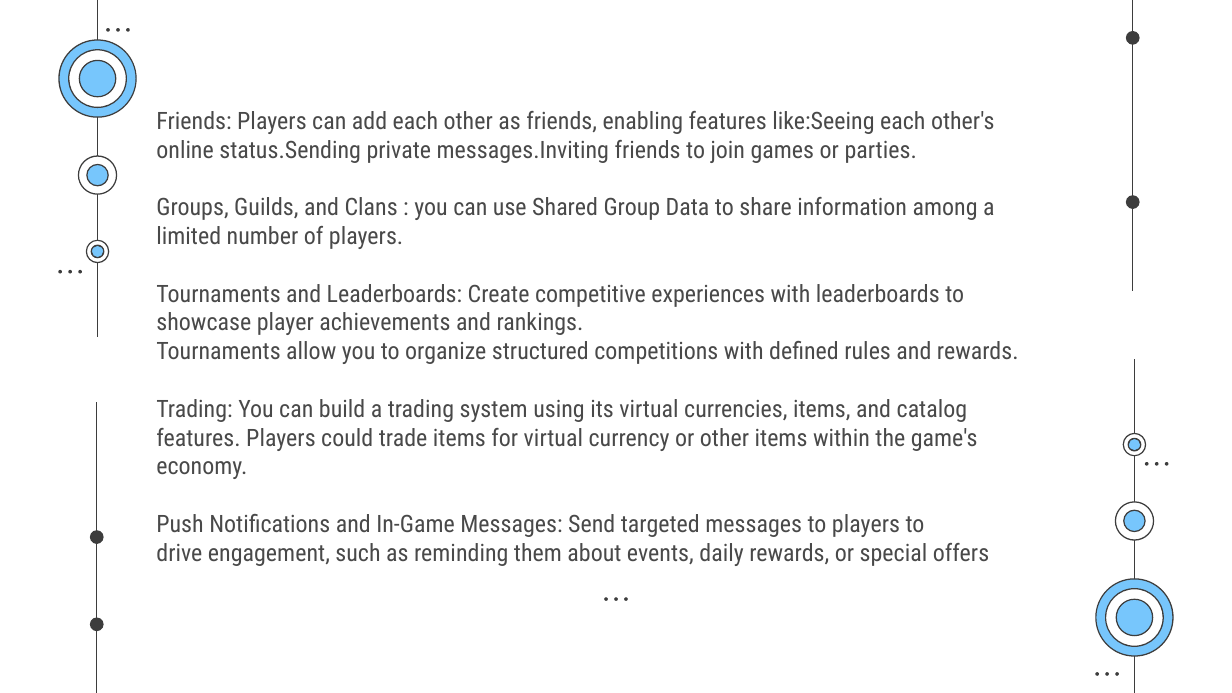
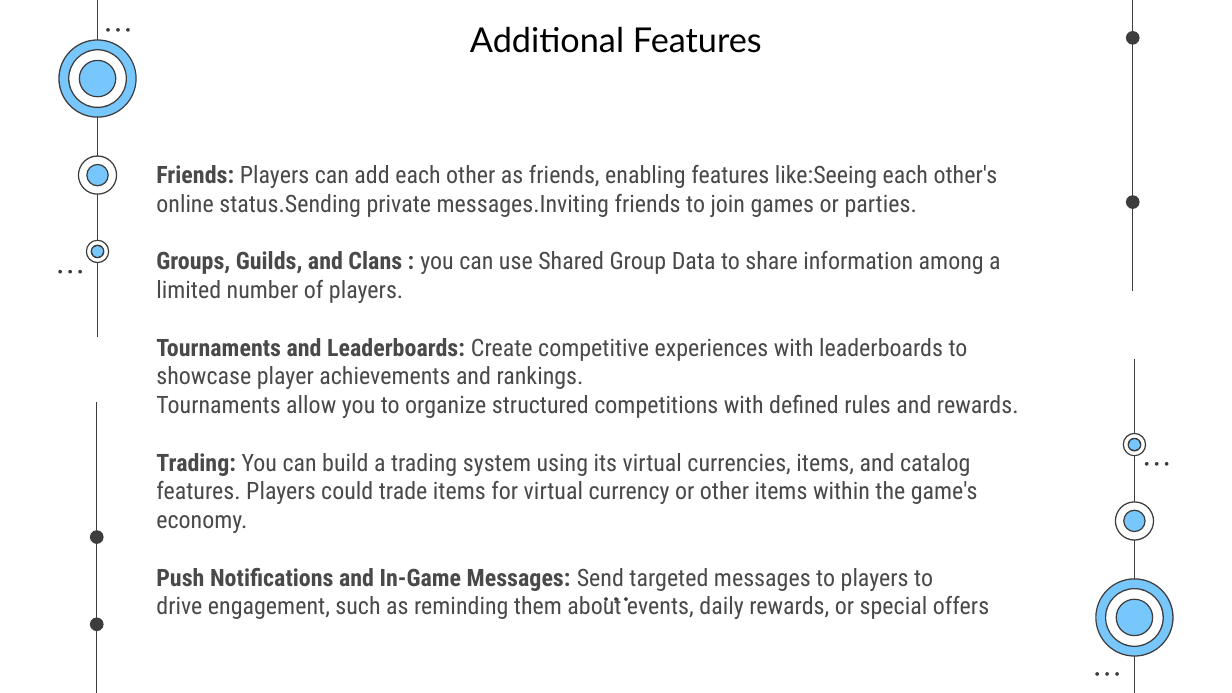
Before and after one commit to SaurabhYadav388/misc_works, a slide deck: slide 51 of Cloud_PPT/Knowledge Sharing PPT.pptx (slide 52 before the commit). Drawn at 1232x693 pixels with LibreOffice and Linux fonts; fonts in the diff are those of the drawing. Boxes give left, top, right and bottom in pixels: in the first picture for what was removed or moved away, otherwise in the second. Text is boxed around its words. In the diff, an @@ line names an element or a change of style, - is before the commit and + after.

```diff
--- a/Cloud_PPT/Knowledge Sharing PPT.pptx
+++ b/Cloud_PPT/Knowledge Sharing PPT.pptx
@@ text added at bbox=[470, 26, 762, 53], 20 pt, text #000000 @@
+Additional Features
@@ subtitle "Friends: Players can add each ...": place and size @@
-subtitle "Friends: Players can add each ..." at bbox=[156, 111, 1019, 566]
+subtitle "Friends: Players can add each ..." at bbox=[156, 165, 1019, 619]
@@ subtitle "Friends: Players can add each ..." at bbox=[156, 165, 1019, 619]: bold on in "Friends: Groups, Guilds, and Clans : Tournaments ..." @@
```
Also in this commit, not shown: 3 other slides changed, 1 slide added, 3 slides removed.
